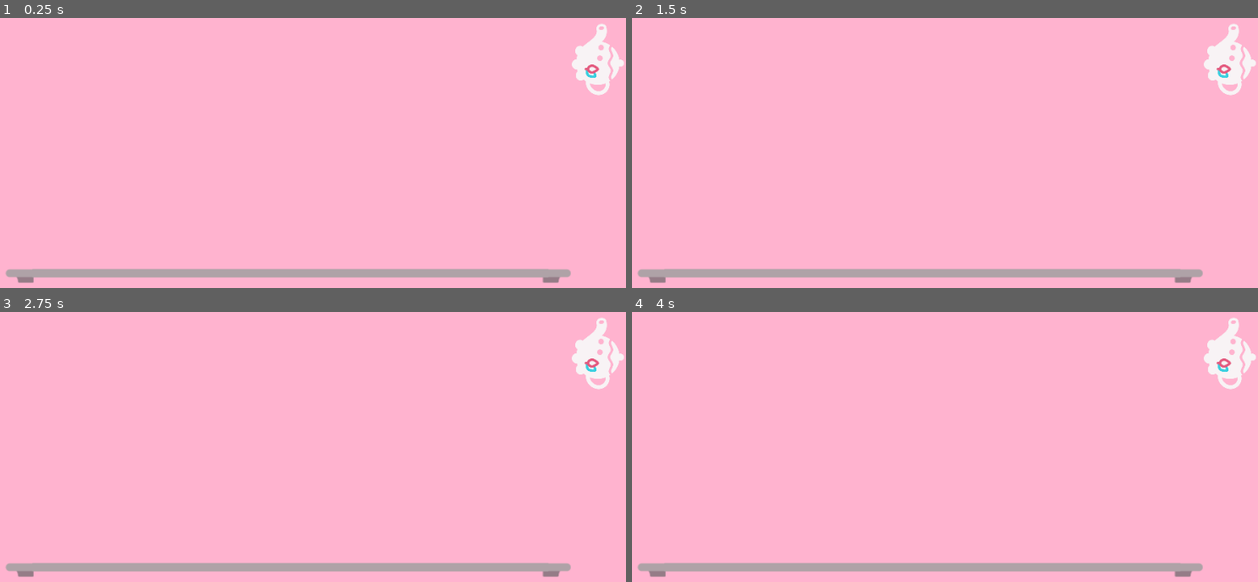
Above: before the commit, frames 1-4 (two rows, left to right).
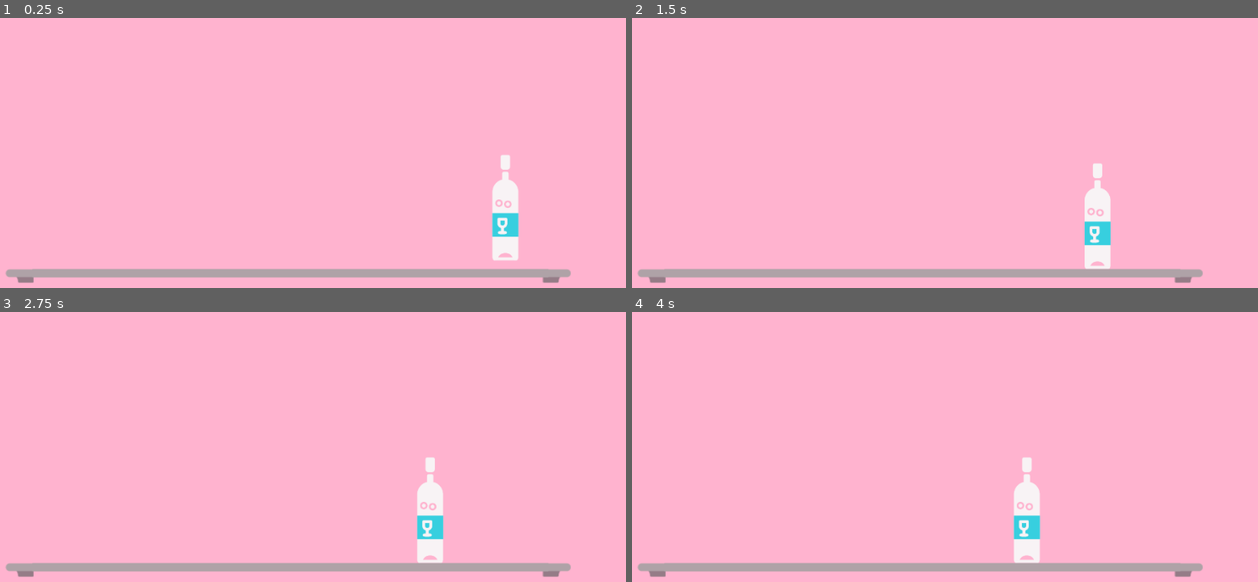
Above: after the commit, the same moments.

Repository: TrueNarwhak/Glassware
Game: Godot game, scene res://rooms/msc/Experiments.tscn
The game is run twice, just before and just after one commit, with the same random seed, the same clock (stepped at 60 frames per second) and the same inputs. This scene is started directly instead of the project's main scene.
Inputs (mouse positions are in pixels of both pictures, inside the frame that each line leads up to):
- Up to frame 1 (0.25 s): no input
- Up to frame 2 (1.5 s): tap Enter (ui_accept) at 0.5 s; move the mouse to (1070, 88) at 0.52 s; hold D (move_right) from 0.53 s (still down); click (1070, 88) at 0.6 s; tap Space (jump) at 0.77, 1.07 s; move the mouse to (782, 126) at 1.27 s; click (782, 126) at 1.35 s
- Up to frame 3 (2.75 s): tap Space (jump) at 1.52, 1.82 s; move the mouse to (356, 317) at 2.02 s; release D (move_right) at 2.03 s; hold A (move_left) from 2.03 s (still down); click (356, 317) at 2.1 s
- Up to frame 4 (4 s): move the mouse to (888, 476) at 2.77 s; release A (move_left) at 2.78 s; hold D (move_right) from 2.78 s (still down); click (888, 476) at 2.85 s; tap Space (jump) at 3.02, 3.32, 3.77 s; move the mouse to (1120, 457) at 3.52 s; click (1120, 457) at 3.6 s

The runs differ from the first frame. In frame 1, 2.4% of the frame differs, in the area x 78-100%, y 2-90%; in frame 2, 2.3%; in frame 3, 2.3%; in frame 4, 2.4%.
Error before the commit: Invalid get index 'position' (on base: 'null instance'). (res://objects/foes/Kettle.gd:43)
Error after the commit: Attempt to call function 'get_global_position' in base 'null instance' on a null instance. (res://objects/foes/Champaign.gd:49)

Commit message:
Champaign shake animation

Diff:
--- a/Glass Like/objects/Player.tscn
+++ b/Glass Like/objects/Player.tscn
@@ -25,6 +25,11 @@
 [ext_resource path="res://images/Attacks/Baseball/Baseball0.png" type="Texture" id=24]
 [ext_resource path="res://images/Attacks/Baseball/Baseball1.png" type="Texture" id=25]
 
+[sub_resource type="Shader" id=8]
+
+[sub_resource type="ShaderMaterial" id=7]
+shader = SubResource( 8 )
+
 [sub_resource type="SpriteFrames" id=1]
 animations = [ {
 "frames": [ ExtResource( 1 ) ],
@@ -42,6 +47,11 @@
 "name": "Shatter",
 "speed": 5.0
 }, {
+"frames": [ ExtResource( 2 ), ExtResource( 3 ) ],
+"loop": true,
+"name": "Walk",
+"speed": 6.0
+}, {
 "frames": [ ExtResource( 6 ) ],
 "loop": true,
 "name": "Jump",
@@ -51,11 +61,6 @@
 "loop": true,
 "name": "Fall",
 "speed": 5.0
-}, {
-"frames": [ ExtResource( 2 ), ExtResource( 3 ) ],
-"loop": true,
-"name": "Walk",
-"speed": 6.0
 } ]
 
 [sub_resource type="SpriteFrames" id=5]
@@ -96,6 +101,7 @@
 bat_decay = 2
 
 [node name="AnimatedSprite" type="AnimatedSprite" parent="."]
+material = SubResource( 7 )
 position = Vector2( 11, -37 )
 frames = SubResource( 1 )
 offset = Vector2( 0, -1.032 )
@@ -123,13 +129,13 @@
 [node name="BatWingsL" type="AnimatedSprite" parent="BatWings"]
 position = Vector2( 7, -10 )
 frames = SubResource( 4 )
-frame = 2
+frame = 1
 playing = true
 
 [node name="BatWingsR" type="AnimatedSprite" parent="BatWings"]
 position = Vector2( 239, -10 )
 frames = SubResource( 4 )
-frame = 2
+frame = 1
 playing = true
 flip_h = true
 
--- a/Glass Like/objects/foes/Champaign.gd
+++ b/Glass Like/objects/foes/Champaign.gd
@@ -23,6 +23,7 @@
 onready var cap = $KinematicBody2D/Cap
 onready var jump_timer = $KinematicBody2D/JumpTimer
 onready var expode_timer = $KinematicBody2D/ExplodeTimer
+onready var anim = $AnimationPlayer
 
 # --------------------------------------------------------------- #
 
@@ -93,6 +94,7 @@
 
 		bottle_sprite.play("Explode")
 		label_sprite.play("Explode")
+		anim.play("ExplodeShake")
 
 func _on_ExplodeTimer_timeout():
 	print("CHABOOF")
--- a/Glass Like/objects/foes/Champaign.tscn
+++ b/Glass Like/objects/foes/Champaign.tscn
@@ -22,14 +22,14 @@
 "name": "default",
 "speed": 5.0
 }, {
+"frames": [ ExtResource( 4 ) ],
+"loop": true,
+"name": "Fall",
+"speed": 5.0
+}, {
 "frames": [ ExtResource( 6 ) ],
 "loop": true,
 "name": "Jump",
-"speed": 5.0
-}, {
-"frames": [ ExtResource( 4 ) ],
-"loop": true,
-"name": "Fall",
 "speed": 5.0
 }, {
 "frames": [ ExtResource( 5 ) ],
@@ -45,14 +45,14 @@
 "name": "default",
 "speed": 5.0
 }, {
+"frames": [ ExtResource( 9 ) ],
+"loop": true,
+"name": "Fall",
+"speed": 5.0
+}, {
 "frames": [ ExtResource( 7 ) ],
 "loop": true,
 "name": "Jump",
-"speed": 5.0
-}, {
-"frames": [ ExtResource( 9 ) ],
-"loop": true,
-"name": "Fall",
 "speed": 5.0
 }, {
 "frames": [ ExtResource( 8 ) ],
@@ -66,6 +66,62 @@
 
 [sub_resource type="RectangleShape2D" id=1]
 extents = Vector2( 31, 105 )
+
+[sub_resource type="Animation" id=6]
+resource_name = "ExplodeShake"
+length = 0.53
+step = 0.01
+tracks/0/type = "value"
+tracks/0/path = NodePath("KinematicBody2D/Sprites:position")
+tracks/0/interp = 1
+tracks/0/loop_wrap = true
+tracks/0/imported = false
+tracks/0/enabled = true
+tracks/0/keys = {
+"times": PoolRealArray( 0.12, 0.14, 0.16, 0.18, 0.2, 0.22, 0.24, 0.26, 0.28, 0.3, 0.32, 0.34, 0.36, 0.38, 0.4, 0.42, 0.44, 0.46, 0.48, 0.5, 0.52, 0.54, 0.56, 0.58, 0.6, 0.62, 0.64, 0.66 ),
+"transitions": PoolRealArray( 1, 1, 1, 1, 1, 1, 1, 1, 1, 1, 1, 1, 1, 1, 1, 1, 1, 1, 1, 1, 1, 1, 1, 1, 1, 1, 1, 1 ),
+"update": 0,
+"values": [ Vector2( 0, 0 ), Vector2( -5, -1.66667 ), Vector2( 1.66667, -3.33333 ), Vector2( -3.33333, 3.33333 ), Vector2( -1.66667, -3.33333 ), Vector2( 1.66667, 0 ), Vector2( -5, -13.3333 ), Vector2( 0, -5 ), Vector2( -3.33333, -13.3333 ), Vector2( 1.66667, -13.3333 ), Vector2( 0, 3.33333 ), Vector2( -5, 5 ), Vector2( 0, 1.66667 ), Vector2( -6.66667, -6.66667 ), Vector2( 8.33333, 8.33333 ), Vector2( 1.66667, -13.3333 ), Vector2( -15, 8.33333 ), Vector2( 11.6667, 5 ), Vector2( -13.3333, -1.66667 ), Vector2( 3.33333, 10 ), Vector2( -1.66667, -10 ), Vector2( 8.33333, 8.33333 ), Vector2( 1.66667, -13.3333 ), Vector2( -15, 8.33333 ), Vector2( 11.6667, 5 ), Vector2( -13.3333, -1.66667 ), Vector2( 3.33333, 10 ), Vector2( -1.66667, -10 ) ]
+}
+tracks/1/type = "value"
+tracks/1/path = NodePath("KinematicBody2D/Sprites:scale")
+tracks/1/interp = 1
+tracks/1/loop_wrap = true
+tracks/1/imported = false
+tracks/1/enabled = true
+tracks/1/keys = {
+"times": PoolRealArray( 0 ),
+"transitions": PoolRealArray( 1 ),
+"update": 0,
+"values": [ Vector2( 1, 1 ) ]
+}
+
+[sub_resource type="Animation" id=7]
+length = 0.001
+tracks/0/type = "value"
+tracks/0/path = NodePath("KinematicBody2D/Sprites:position")
+tracks/0/interp = 1
+tracks/0/loop_wrap = true
+tracks/0/imported = false
+tracks/0/enabled = true
+tracks/0/keys = {
+"times": PoolRealArray( 0 ),
+"transitions": PoolRealArray( 1 ),
+"update": 0,
+"values": [ Vector2( 0, 0 ) ]
+}
+tracks/1/type = "value"
+tracks/1/path = NodePath("KinematicBody2D/Sprites:scale")
+tracks/1/interp = 1
+tracks/1/loop_wrap = true
+tracks/1/imported = false
+tracks/1/enabled = true
+tracks/1/keys = {
+"times": PoolRealArray( 0 ),
+"transitions": PoolRealArray( 1 ),
+"update": 0,
+"values": [ Vector2( 1, 1 ) ]
+}
 
 [node name="Champaign" type="Node2D" groups=["Enemies"]]
 scale = Vector2( 0.6, 0.6 )
@@ -87,7 +143,6 @@
 texture = ExtResource( 11 )
 
 [node name="Sprites" type="Node2D" parent="KinematicBody2D"]
-position = Vector2( -2, 0 )
 
 [node name="Bottle" type="AnimatedSprite" parent="KinematicBody2D/Sprites"]
 frames = SubResource( 4 )
@@ -113,6 +168,10 @@
 [node name="ExplodeTimer" type="Timer" parent="KinematicBody2D"]
 wait_time = 0.53
 
+[node name="AnimationPlayer" type="AnimationPlayer" parent="."]
+anims/ExplodeShake = SubResource( 6 )
+anims/RESET = SubResource( 7 )
+
 [connection signal="body_entered" from="KinematicBody2D/ActivationArea" to="." method="_on_ActivationArea_body_entered"]
 [connection signal="area_entered" from="KinematicBody2D/Hitbox" to="." method="_on_Hitbox_area_entered"]
 [connection signal="timeout" from="KinematicBody2D/JumpTimer" to="." method="_on_JumpTimer_timeout"]
--- a/Glass Like/rooms/Controller.tscn
+++ b/Glass Like/rooms/Controller.tscn
@@ -12,16 +12,16 @@
 script = ExtResource( 6 )
 
 [node name="Wall" parent="." instance=ExtResource( 2 )]
-position = Vector2( -88, -55 )
+position = Vector2( -89, -35 )
 scale = Vector2( 1.16144, 1.16144 )
 
 [node name="LeanCamera" parent="." instance=ExtResource( 3 )]
 position = Vector2( 480, 271 )
 
+[node name="Stage1" parent="." instance=ExtResource( 5 )]
+
 [node name="Player" parent="." instance=ExtResource( 1 )]
 position = Vector2( 480, -72 )
-
-[node name="Stage1" parent="." instance=ExtResource( 5 )]
 
 [node name="ItemHud" parent="." instance=ExtResource( 7 )]
 
--- a/Glass Like/rooms/msc/Experiments.tscn
+++ b/Glass Like/rooms/msc/Experiments.tscn
@@ -3,7 +3,7 @@
 [ext_resource path="res://rooms/stage.gd" type="Script" id=1]
 [ext_resource path="res://images/stage/Asset 80.png" type="Texture" id=2]
 [ext_resource path="res://objects/NextStageArrow.tscn" type="PackedScene" id=3]
-[ext_resource path="res://objects/foes/Kettle.tscn" type="PackedScene" id=4]
+[ext_resource path="res://objects/foes/Champaign.tscn" type="PackedScene" id=4]
 [ext_resource path="res://objects/ItemSpawner.tscn" type="PackedScene" id=5]
 [ext_resource path="res://thankyousab.png" type="Texture" id=6]
 
@@ -21,8 +21,8 @@
 [node name="Enemies" type="Node2D" parent="."]
 position = Vector2( 0, -1 )
 
-[node name="Kettle" parent="Enemies" instance=ExtResource( 4 )]
-position = Vector2( 920, 209 )
+[node name="Champaign" parent="Enemies" instance=ExtResource( 4 )]
+position = Vector2( 800, 401 )
 
 [node name="Spawners" type="Node2D" parent="."]
 position = Vector2( 0, -1 )
Not shown: 1 places in Glass Like/objects/Player.tscn that only renumber resources
Not shown: 1 places in Glass Like/objects/foes/Champaign.tscn that only renumber resources
